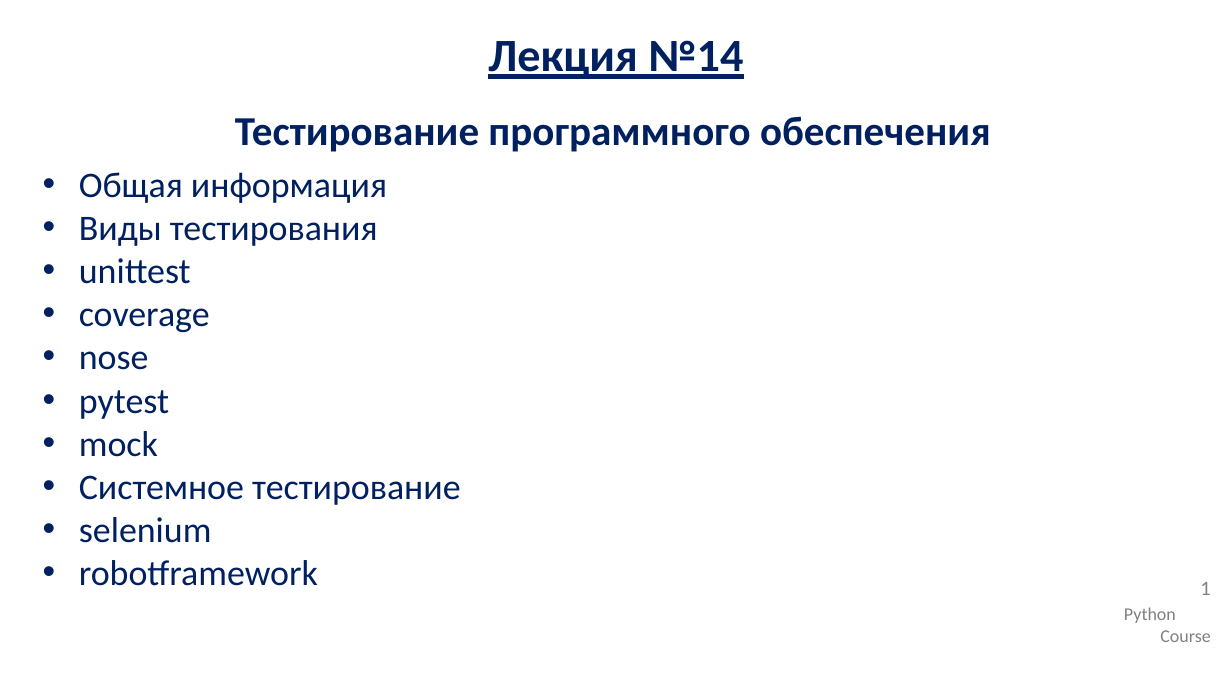
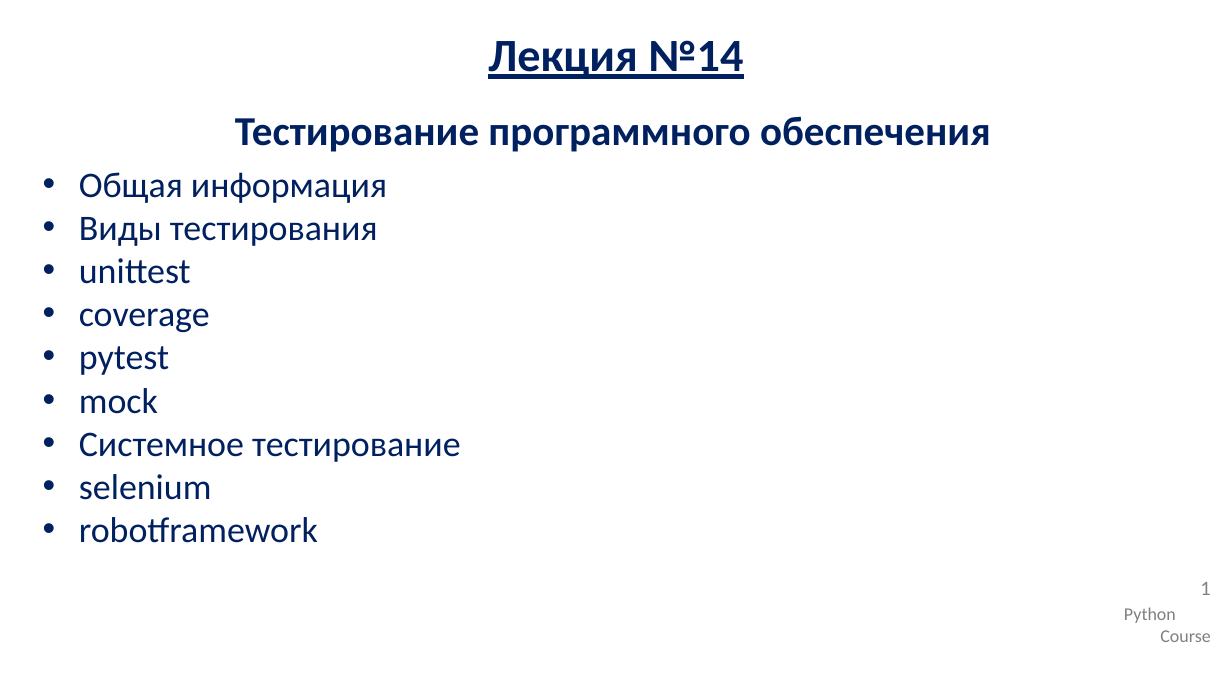
Before and after one commit to IlyaOrlov/PythonCourse2.0_September23, a slide deck: slide 1 of Lectures/py_lec_14.pptx. Drawn at 1232x693 pixels with LibreOffice and Linux fonts; fonts in the diff are those of the drawing; background and template pictures are left out. Boxes give left, top, right and bottom in pixels: in the first picture for what was removed or moved away, otherwise in the second. Text is boxed around its words. In the diff, an @@ line names an element or a change of style, - is before the commit and + after.

Commit message:
For lec 21

```diff
--- a/Lectures/py_lec_14.pptx
+++ b/Lectures/py_lec_14.pptx
@@ text at [79,351,149,370]: paragraph removed @@
-• nose
```
